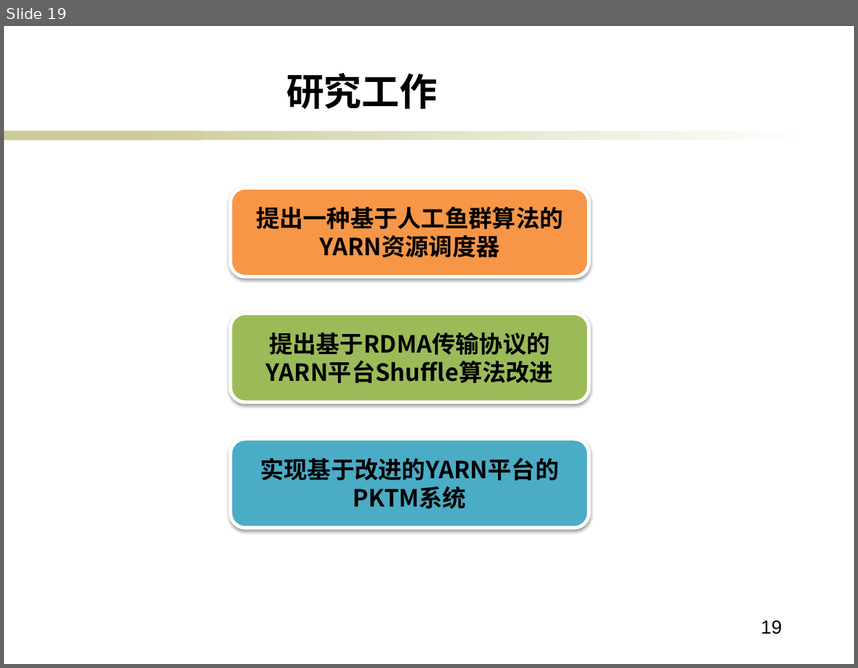
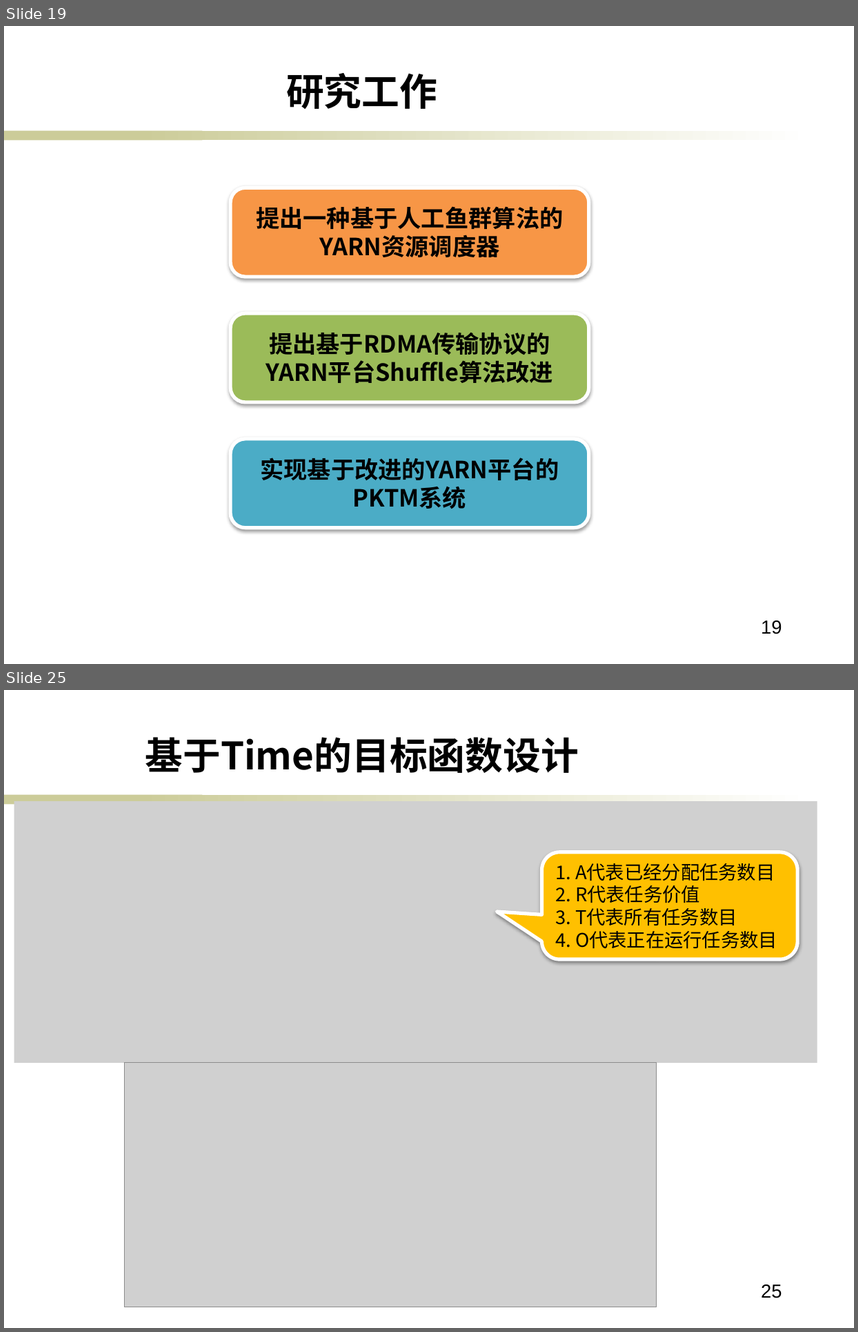
Before and after one commit to ericsonyc/paper, a slide deck: 毕业答辩.pptx. Shown one above the other, each under a label of ours: slide 19 before the commit, slides 19 and 25 after it; the slides between them are not shown. The pictures are 858x668 and 858x1332 pixels, drawn with LibreOffice and Linux fonts; fonts in the diff are those of the drawing; grey boxes stand for pictures; background and template pictures are left out. Boxes give left, top, right and bottom in pixels: in the first picture for what was removed or moved away, otherwise in the second. Text is boxed around its words. In the diff, an @@ line names an element or a change of style, - is before the commit and + after.

```diff
--- a/毕业答辩.pptx
+++ b/毕业答辩.pptx
@@ slide 25 added at [4, 690, 854, 1328], background #FFFFFF; not listed: 2 template elements that a slide beside it also shows @@
@@ text added at [145, 737, 579, 773], 32 pt, text #000000, bold @@
+基于Time的目标函数设计
@@ picture added at [14, 801, 818, 1063] @@
@@ rounded speech box added at [542, 852, 798, 960], fill #FFC000, outline #FFFFFF 3 pt, 16 pt, text #000000 @@
+1. A代表已经分配任务数目
+2. R代表任务价值
+3. T代表所有任务数目
+4. O代表正在运行任务数目
@@ picture added at [125, 1063, 657, 1306] @@
@@ page number added at [761, 1284, 782, 1298], 16 pt, text #000000 @@
+25
```
Also in this commit, not shown: 8 slides changed, 1 other slide added.
